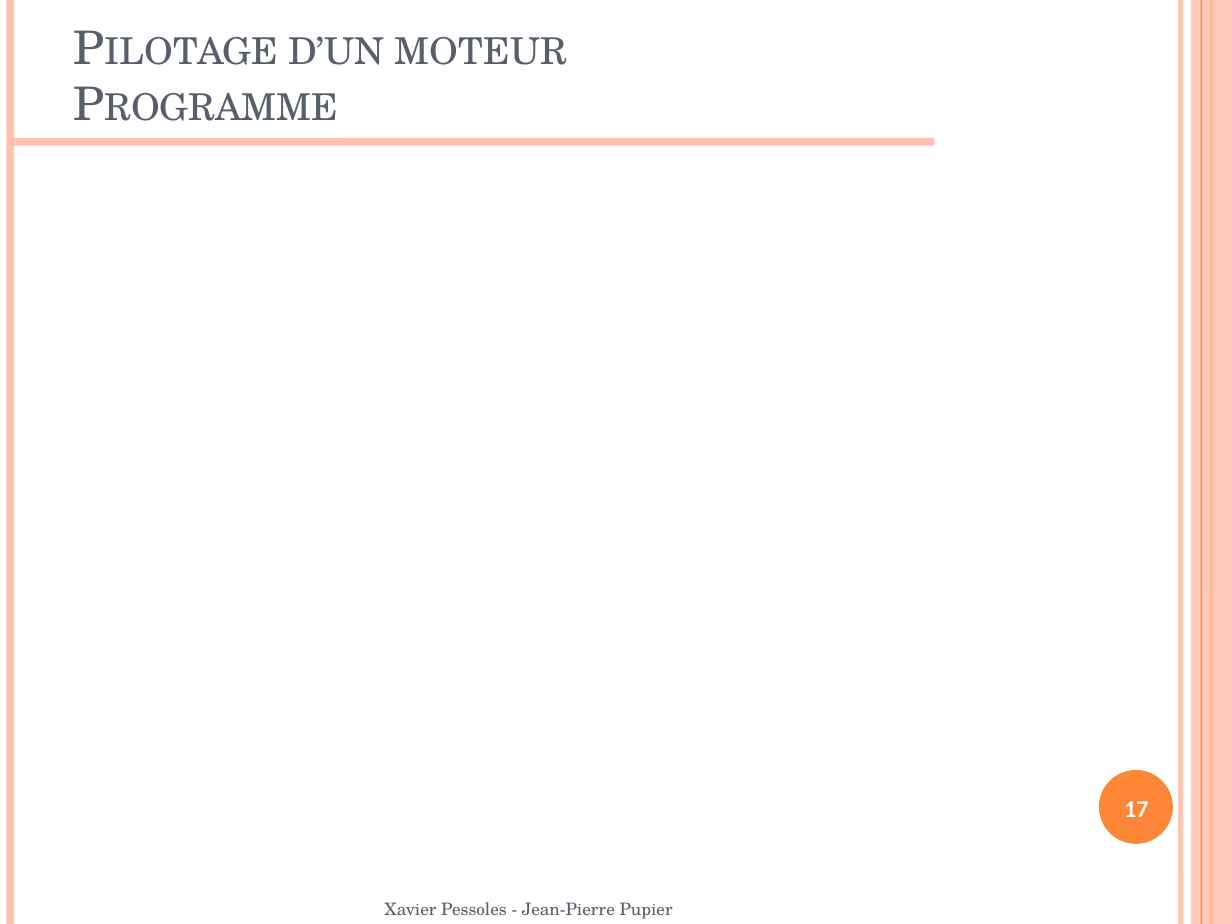
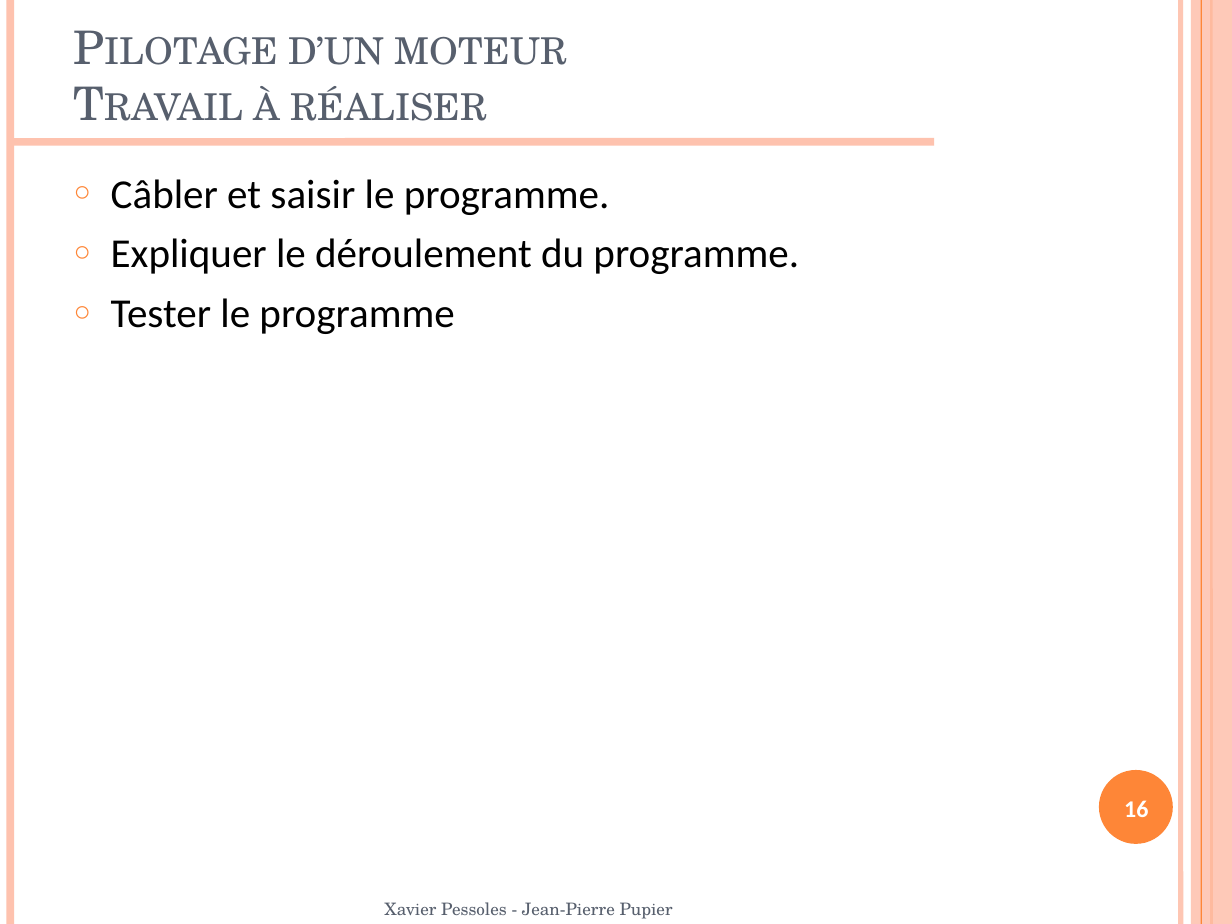
Before and after one commit to xpessoles/TP_Documents, a slide deck: slide 16 of Arduino/TP_Arduino.pptx (slide 17 before the commit). Drawn at 1232x924 pixels with LibreOffice and Linux fonts; fonts in the diff are those of the drawing; background and template pictures are left out. Boxes give left, top, right and bottom in pixels: in the first picture for what was removed or moved away, otherwise in the second. Text is boxed around its words. In the diff, an @@ line names an element or a change of style, - is before the commit and + after.

```diff
--- a/Arduino/TP_Arduino.pptx
+++ b/Arduino/TP_Arduino.pptx
@@ title at (254,36,567,121): text changed @@
-Pilotage d’un moteur
-Programme
+Pilotage d’un moteur
+Travail à réaliser
@@ text added at (111,179,799,334), 24 pt, text #000000 @@
+○ Câbler et saisir le programme.
+○ Expliquer le déroulement du programme.
+○ Tester le programme
@@ page number at (1124,800,1148,817): text changed @@
-17
+16
```
Also in this commit, not shown: 5 other slides changed, 1 slide added, 2 slides removed, 2 other files.
